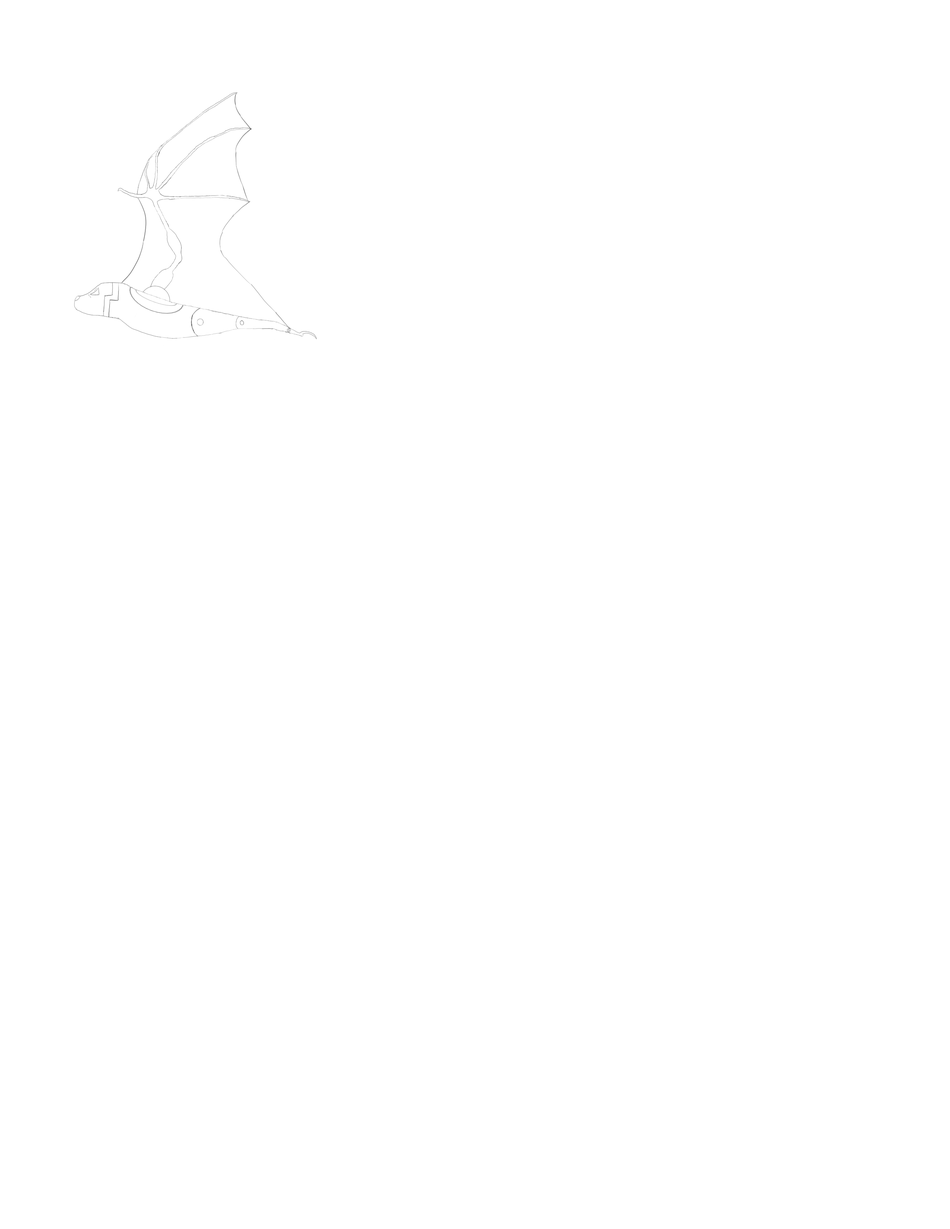
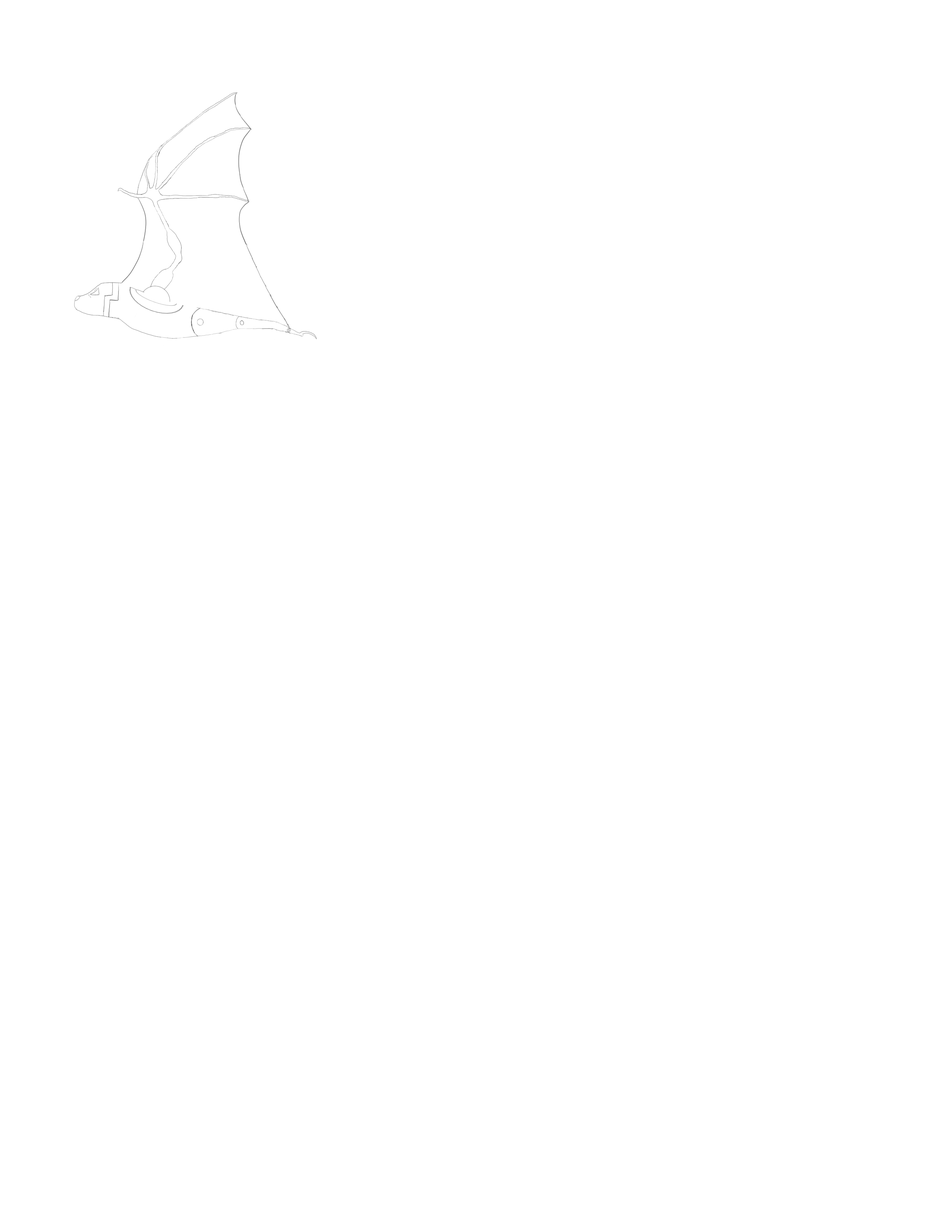
Layer changes from the first 950 x 1229 image to the second:
removed layer "Paint Layer 5" from group "WingAndMembrane" over [214, 128, 252, 215]
removed layer "Paint Layer 6" from group "WingAndMembrane" over [214, 190, 290, 329]
painted on "wing" over [121, 128, 290, 329]
painted on "arm" over [121, 128, 290, 329]
painted on "shoulder" over [121, 282, 197, 309]
painted on "leggis" over [128, 286, 290, 329]
painted on "leg joints" over [166, 286, 290, 329]
painted on "Body" over [121, 128, 290, 329]
painted on "Background" over [121, 128, 290, 329]
